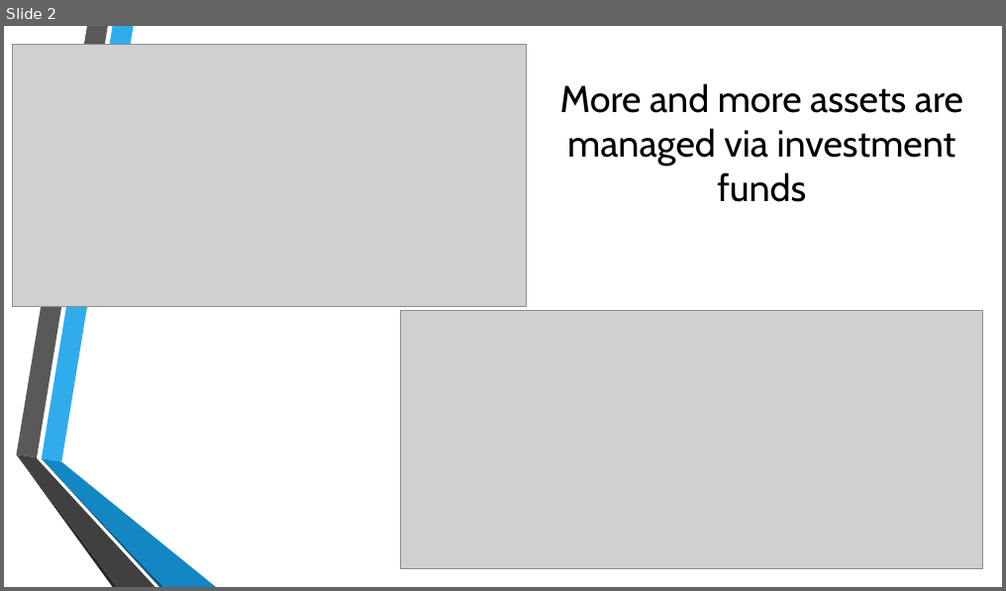
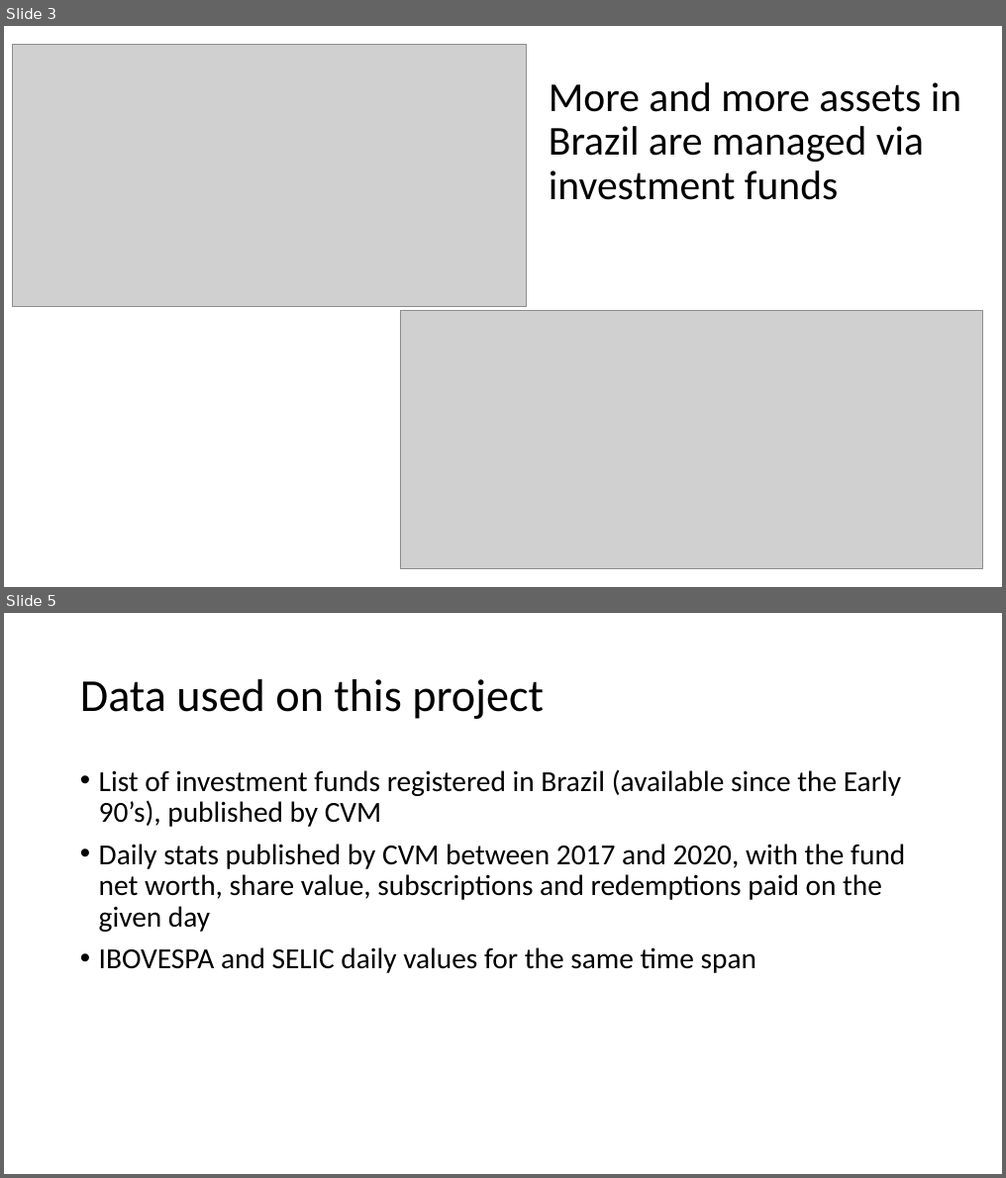
Before and after one commit to rafaelimai/ibmdscapstone, a slide deck: Presentation.pptx. Shown one above the other, each under a label of ours: slide 2 before the commit, slides 3 and 5 after it; the slides between them are not shown. The pictures are 1006x591 and 1006x1178 pixels, drawn with LibreOffice and Linux fonts; fonts in the diff are those of the drawing; grey boxes stand for pictures; background and template pictures are left out. Boxes give left, top, right and bottom in pixels: in the first picture for what was removed or moved away, otherwise in the second. Text is boxed around its words. In the diff, an @@ line names an element or a change of style, - is before the commit and + after.

```diff
--- a/Presentation.pptx
+++ b/Presentation.pptx
@@ slide 5 added at (x1=4, y1=613, x2=1002, y2=1174), background #FFFFFF @@
@@ title added at (x1=80, y1=679, x2=544, y2=719), 44 pt, text #000000 @@
+Data used on this project
@@ text added at (x1=99, y1=769, x2=905, y2=973), 28 pt, text #000000 @@
+• List of investment funds registered in Brazil (available since the Early 90’s), published by CVM
+• Daily stats published by CVM between 2017 and 2020, with the fund net worth, share value, subscriptions and redemptions paid on the given day
+• IBOVESPA and SELIC daily values for the same time span
@@ what was slide 2 is now slide 3 @@
@@ slide 3 changed as well @@
@@ title at (x1=548, y1=82, x2=961, y2=200): text changed; size 36 to 39.6 pt; font Cabin to Calibri @@
-More and more assets are managed via investment funds
+More and more assets in Brazil are managed via investment funds
@@ group removed at (x1=16, y1=26, x2=216, y2=587): 6 freeform shapes @@
```
Also in this commit, not shown: 1 other slide changed, 18 other slides added, 1 slide removed.
